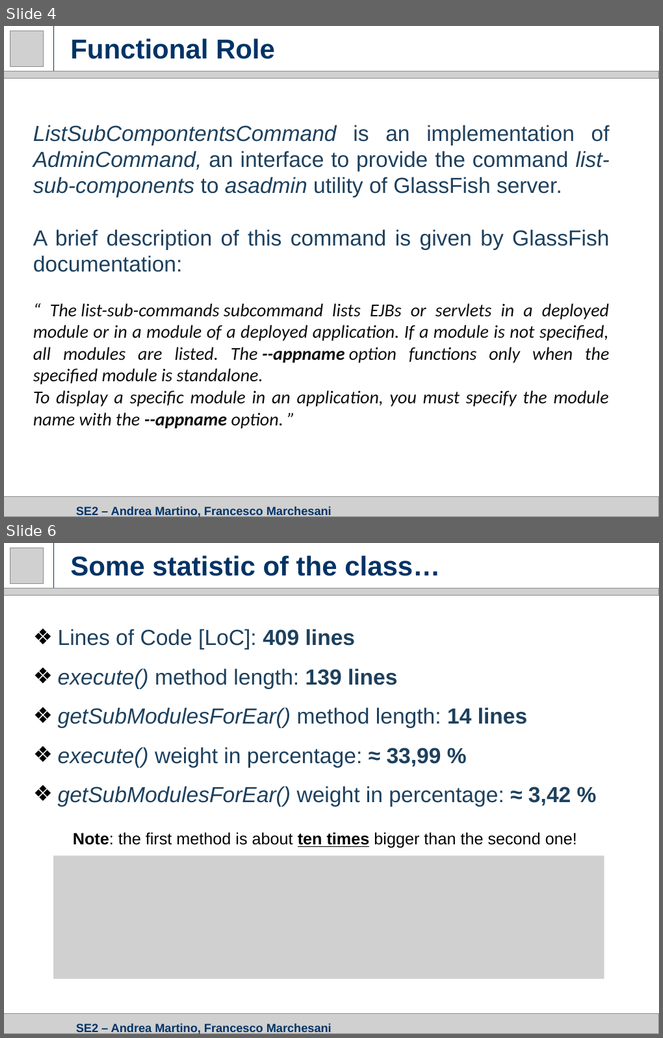
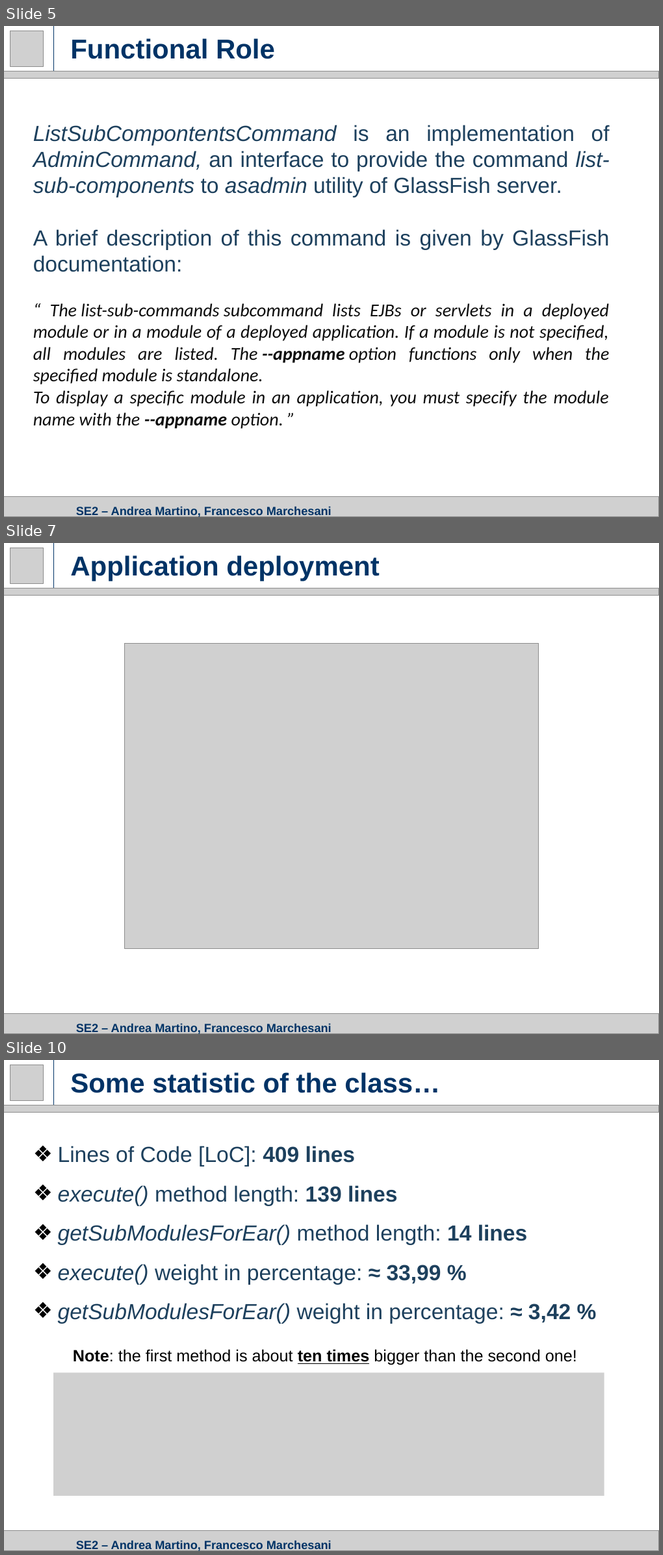
Before and after one commit to amandreamartino/se2-amfm, a slide deck: Presentations/3. CID Presentation.pptx. Shown one above the other, each under a label of ours: slides 4 and 6 before the commit, slides 5, 7 and 10 after it; the slides between them are not shown. The pictures are 663x1038 and 663x1555 pixels, drawn with LibreOffice and Linux fonts; fonts in the diff are those of the drawing; grey boxes stand for pictures. Boxes give left, top, right and bottom in pixels: in the first picture for what was removed or moved away, otherwise in the second. Text is boxed around its words. In the diff, an @@ line names an element or a change of style, - is before the commit and + after.

```diff
--- a/Presentations/3. CID Presentation.pptx
+++ b/Presentations/3. CID Presentation.pptx
@@ slide 7 added at (4,543,659,1034), background #FFFFFF @@
@@ picture added at (10,548,43,583) @@
@@ line added from (54, 589) to (54, 543), #003366 0.75 pt @@
@@ title added at (70,555,379,581), 30 pt, text #003366, bold @@
+Application deployment
@@ picture added at (4,589,659,596) @@
@@ picture added at (124,643,539,949) @@
@@ picture added at (4,1014,659,1034) @@
@@ title added at (76,1023,332,1034), 13 pt, text #003366, bold @@
+SE2 – Andrea Martino, Francesco Marchesani
@@ what was slide 4 is now slide 5 @@
@@ what was slide 6 is now slide 10 @@
```
Also in this commit, not shown: 3 other slides added.
